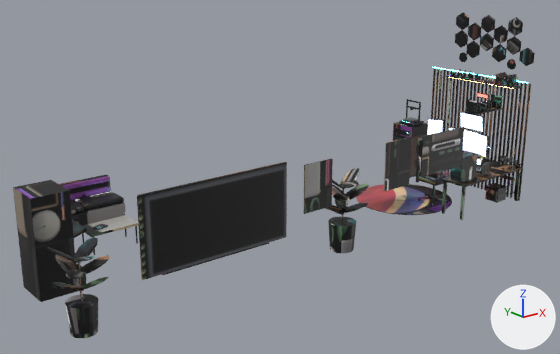
An edit to the glTF model web/assets/zones/studio.glb, drawn before and after from the same camera.
Camera for both pictures: a 50 mm camera at (7.67, -9.36, 6.07) aimed at (16.88, 2.15, 1.47). The lights are fixed; the arrows at lower right show +X, +Y and +Z. The first picture is the older version. Vertices at exactly the same position are counted once.

Names of what the first picture shows: 'screen_main', 'studio_baked' and 3 more.
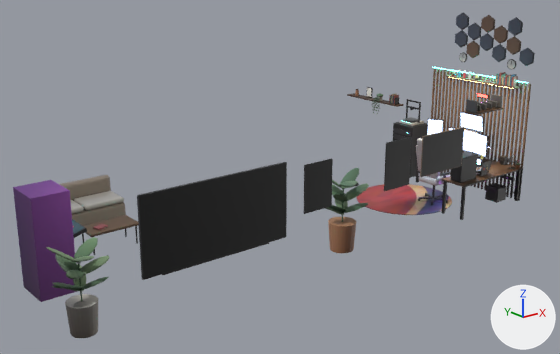
The change, as JSON lines over the scene's bpy script:
```json
{"block": "me_desk_top", "where": "# used by ob_studio_baked; location = (0.0, 0.0, 0.0)"}
{"op": "remove", "block": "me_desk_top", "code": "me_desk_top.from_pydata(...)  # 16224 vertices, 30700 faces; spans x 11.4..22.0, y -0.05..5.15, z 0.45..4.4"}
{"op": "add", "block": "me_desk_top", "code": "me_desk_top.from_pydata(...)  # 17394 vertices, 32768 faces; spans x 11.4..22.0, y -0.05..5.4, z 0.45..4.4"}
{"block": "me_desk_top", "change": "me_desk_top part 1: 566 vertices added at x 21.73..22.0, y 3.6..5.4, z 1.68..2.28"}
{"block": "me_desk_top", "change": "me_desk_top part 2: 30607 kept faces spanning x 11.4..22.0, y -0.05..5.15, z 0.45..4.4 get new texture (UV) coordinates"}
{"block": "me_desk_top", "change": "other edits to the shape of me_desk_top do not show in these pictures"}
```

Where the change shows, as pixel boxes [x1, y1, x2, y2] in the pictures (560 x 354 px):
```json
{"part": 1, "of": "me_desk_top", "change": "added", "after": [347, 87, 404, 113]}
{"part": 2, "of": "me_desk_top", "change": "surface changed", "before": [13, 12, 535, 338], "after": [13, 12, 535, 338]}
```
